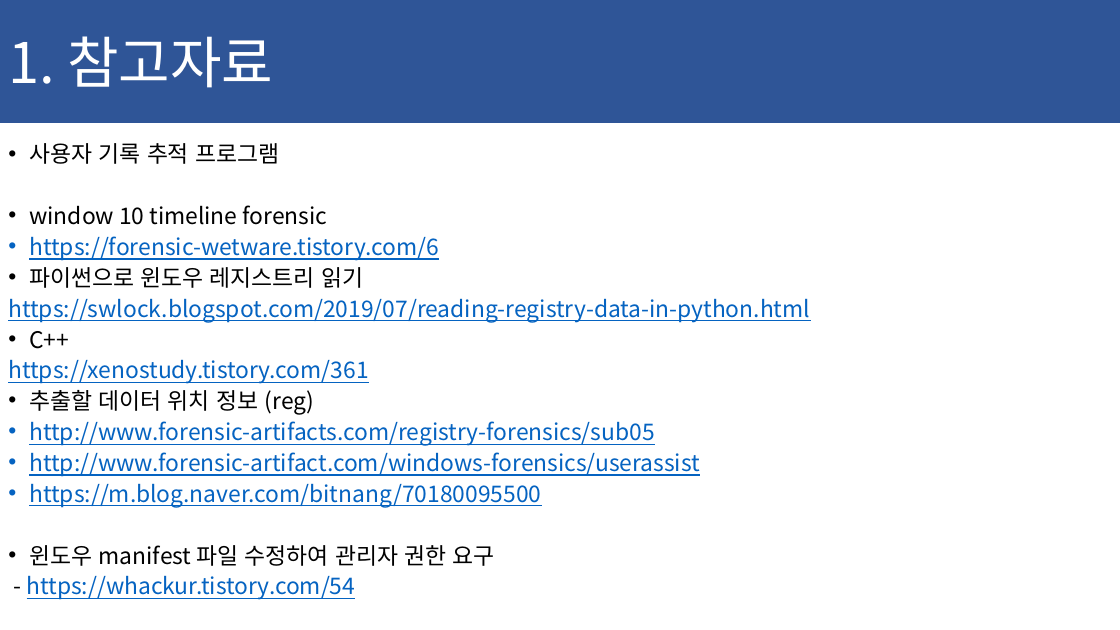
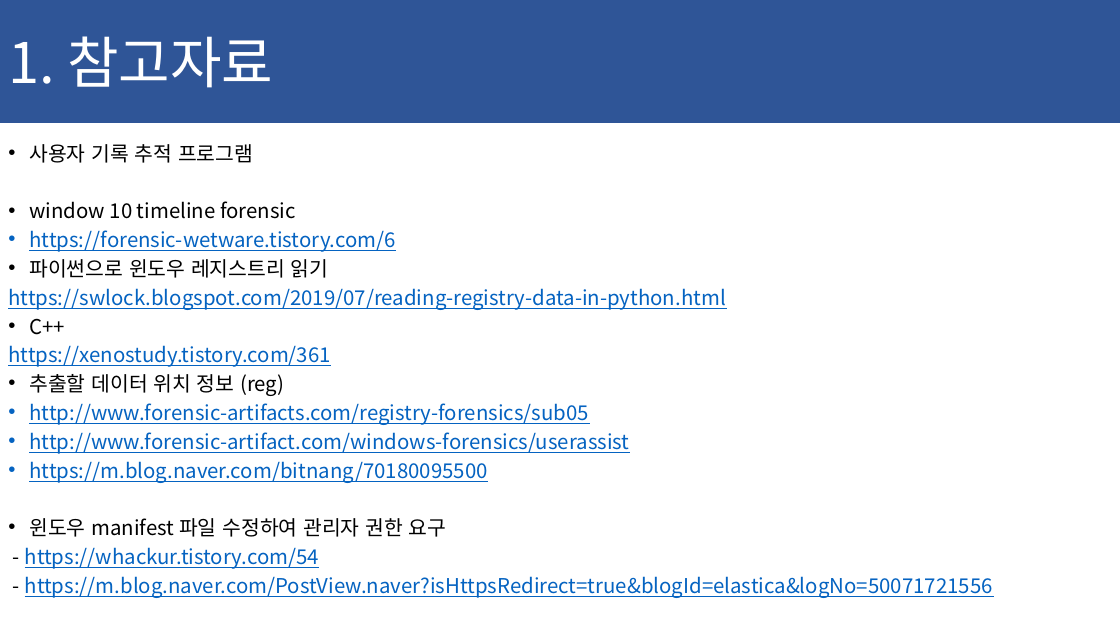
Before and after one commit to ChaeSung-Lee/DJ_InternShip, a slide deck: slide 11 of 2021_Summer/jp.hong/Project_BnD_jph.pptx. Drawn at 1120x630 pixels with LibreOffice and Linux fonts; fonts in the diff are those of the drawing. Boxes give left, top, right and bottom in pixels: in the first picture for what was removed or moved away, otherwise in the second. Text is boxed around its words. In the diff, an @@ line names an element or a change of style, - is before the commit and + after.

```diff
--- a/2021_Summer/jp.hong/Project_BnD_jph.pptx
+++ b/2021_Summer/jp.hong/Project_BnD_jph.pptx
@@ text at (8, 144, 725, 569): size 19.6 to 17.5 pt in "사용자 기록 추적 프로그램", "window 10 timeline forensic", "https://forensic-wetware.tistory.com/6", "파이썬으로 윈도우 레지스트리 읽기" and 9 more places @@
@@ text at (25, 576, 993, 598): paragraph added @@
+- https://m.blog.naver.com/PostView.naver?isHttpsRedirect=true&blogId=elastica&logNo=50071721556
```
Also in this commit, not shown: 3 other slides changed, 1 slide added, 1 slide removed.
